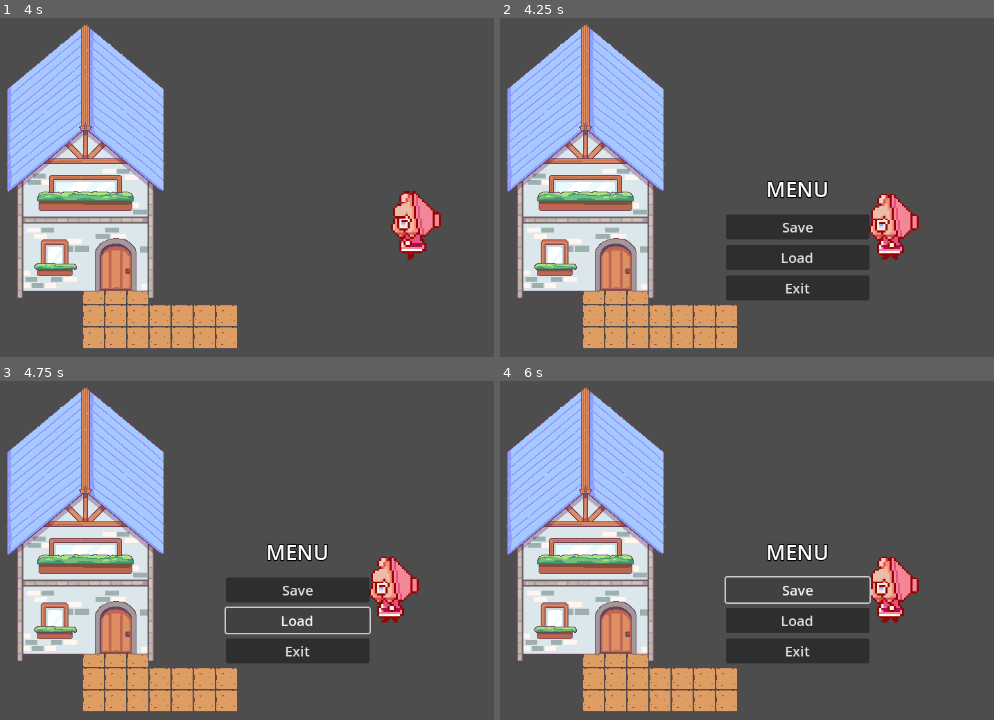
Above: before the commit, frames 1-4 (two rows, left to right).
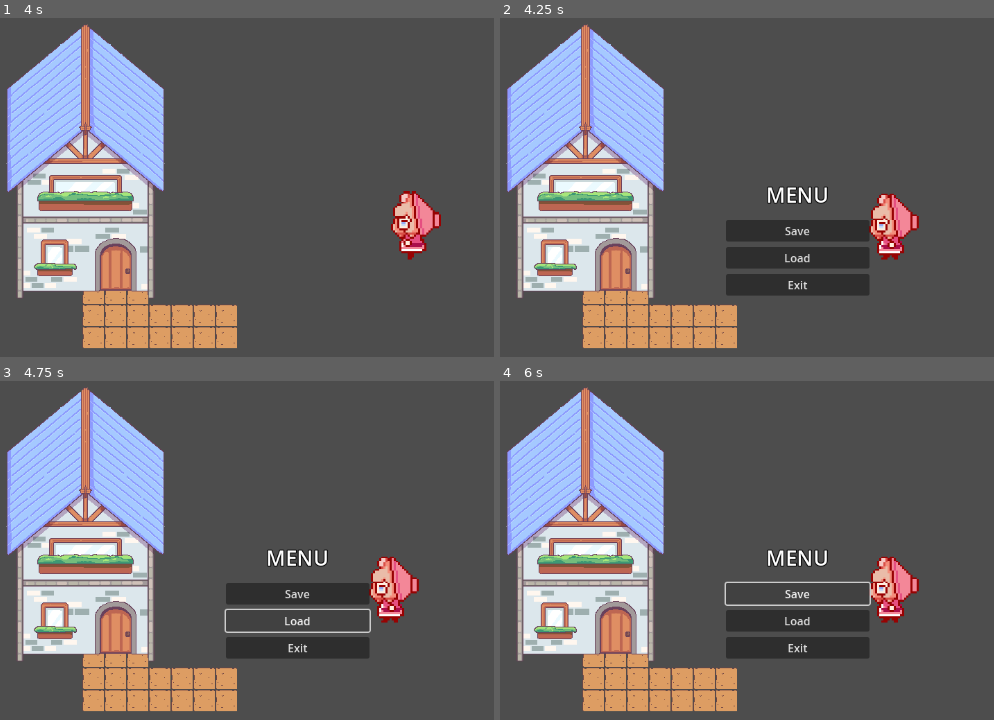
Above: after the commit, the same moments.

Repository: clara0/ApothecaryGame
Game: Godot game, scene res://main.tscn
The game is run twice, just before and just after one commit, with the same random seed, the same clock (stepped at 60 frames per second) and the same inputs.
Inputs (mouse positions are in pixels of both pictures, inside the frame that each line leads up to):
- Up to frame 1 (4 s): tap Enter at 0.5 s; hold D (right) 0.53-1.28 s; hold S (down) 1.28-2.03 s; hold D (right) 2.03-2.78 s; hold W (up) 2.78-3.53 s; hold A (left) from 3.53 s (still down)
- Up to frame 2 (4.25 s): keep holding A (left); tap X (menu) at 4.15 s
- Up to frame 3 (4.75 s): release A (left) at 4.25 s; click (296, 621) at 4.25 s, where only the run after the commit has a clickable "Load"
- Up to frame 4 (6 s): hold A (left) 5.03-5.75 s; click (796, 594) at 5.75 s, where only the run after the commit has a clickable "Save"

Frame 1 is identical in both runs. In frame 2, 2.0% of the frame differs, in the area x 45-75%, y 48-84%; in frame 3, 2.4%, in the area x 45-76%, y 48-84%; in frame 4, 2.2%.
Error after the commit: Attempt to call function 'store_line' in base 'null instance' on a null instance. (res://singletons/persist.gd:14)

Commit message:
menu can be toggled now; also properly pauses game when brought up

Diff:
--- a/main.tscn
+++ b/main.tscn
@@ -192,18 +192,14 @@
 
 [node name="Save" type="Button" parent="Menu/MarginContainer/VBoxContainer/VBoxContainer2"]
 layout_mode = 2
-theme_override_font_sizes/font_size = 20
 text = "Save"
 
 [node name="Load" type="Button" parent="Menu/MarginContainer/VBoxContainer/VBoxContainer2"]
 layout_mode = 2
-theme_override_font_sizes/font_size = 20
-text = "Load
-"
+text = "Load"
 
 [node name="Exit" type="Button" parent="Menu/MarginContainer/VBoxContainer/VBoxContainer2"]
 layout_mode = 2
-theme_override_font_sizes/font_size = 20
 text = "Exit"
 
 [node name="Camera2D" type="Camera2D" parent="."]
--- a/menu.gd
+++ b/menu.gd
@@ -3,12 +3,15 @@
 
 # Called when the node enters the scene tree for the first time.
 func _ready() -> void:
-	visible = false;
+	process_mode = Node.PROCESS_MODE_ALWAYS
+	visible = false
 
 
 # Called every frame. 'delta' is the elapsed time since the previous frame.
 func _process(_delta: float) -> void:
-	pass
+	if Input.is_action_just_pressed("menu"):
+		visible = !visible
+		get_tree().paused = !get_tree().paused
 
 
 func _on_save_pressed() -> void:
--- a/project.godot
+++ b/project.godot
@@ -50,3 +50,8 @@
 "events": [Object(InputEventKey,"resource_local_to_scene":false,"resource_name":"","device":-1,"window_id":0,"alt_press …(192 unchanged characters)…
 ]
 }
+select={
+"deadzone": 0.5,
+"events": [Object(InputEventKey,"resource_local_to_scene":false,"resource_name":"","device":-1,"window_id":0,"alt_pressed":false,"shift_pressed":false,"ctrl_pressed":false,"meta_pressed":false,"pressed":false,"keycode":0,"physical_keycode":90,"key_label":0,"unicode":122,"location":0,"echo":false,"script":null)
+]
+}
--- a/save_files/player_data.gd
+++ b/save_files/player_data.gd
@@ -4,5 +4,6 @@
 # To be saved...
 @export var position : Vector2
 
+
 func update_position(pos : Vector2):
 	position = pos
--- a/scenes/player/player.gd
+++ b/scenes/player/player.gd
@@ -49,10 +49,6 @@
 
 	_animation_player.play(_anim_states[_curr_anim])
 
-	if Input.is_action_just_pressed("menu"):
-		get_tree().paused = true
-		get_node("../Menu").visible = true
-
 
 # runs 60 times each second
 func _physics_process(_delta):
--- a/singletons/persist.gd
+++ b/singletons/persist.gd
@@ -1,4 +1,5 @@
 extends Node
+
 
 func save_game() -> void:
 	var	save_file = FileAccess.open("user://save/game.save", FileAccess.WRITE)
